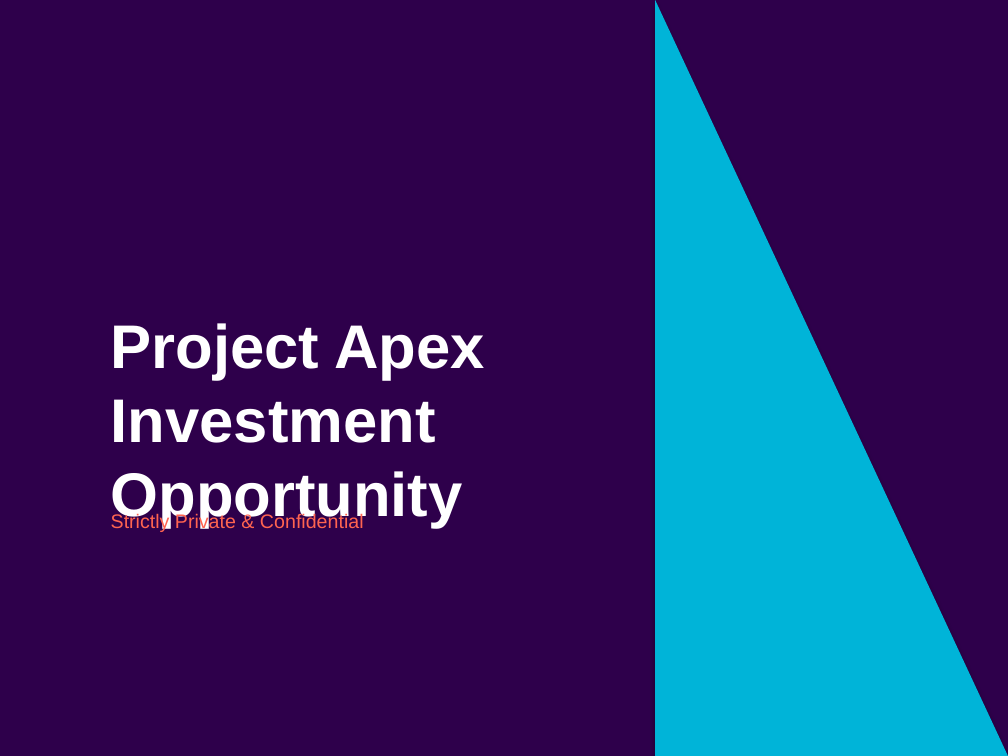
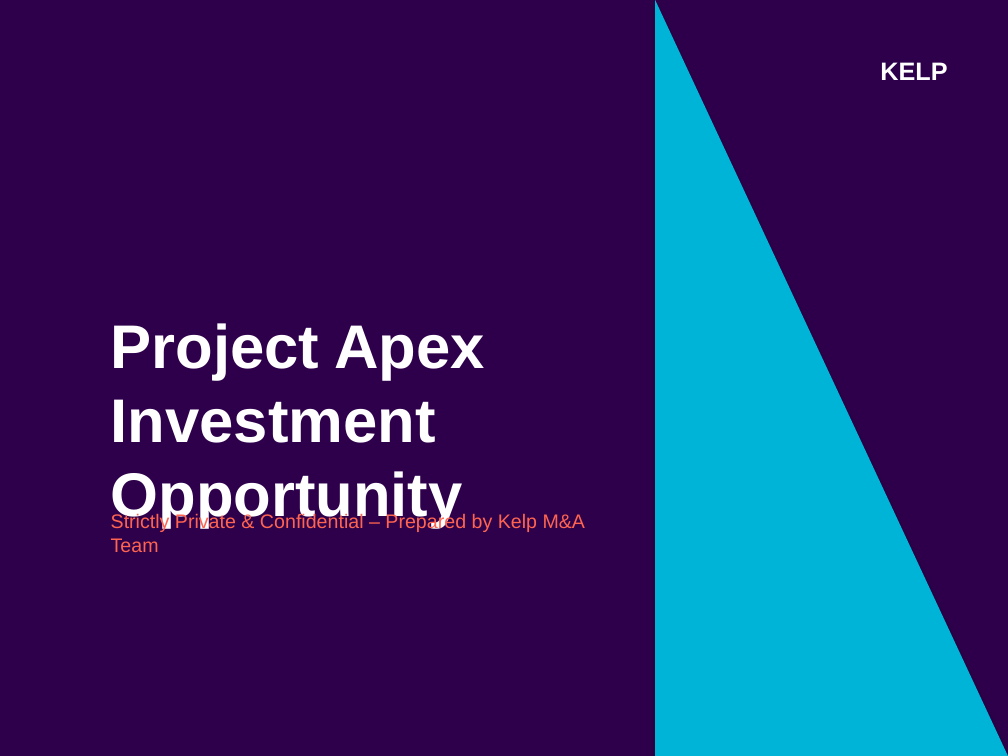
Before and after one commit to PiyushiAnand/Doc_to_PPT, a slide deck: slide 1 of Blind_Teaser_Final.pptx. Drawn at 1008x756 pixels with LibreOffice and Linux fonts; fonts in the diff are those of the drawing. Boxes give left, top, right and bottom in pixels: in the first picture for what was removed or moved away, otherwise in the second. Text is boxed around its words. In the diff, an @@ line names an element or a change of style, - is before the commit and + after.

```diff
--- a/Blind_Teaser_Final.pptx
+++ b/Blind_Teaser_Final.pptx
@@ text added at <box>880,62,947,80</box>, 18 pt, text #FFFFFF, bold @@
+KELP
@@ text at <box>111,513,586,552</box>: text changed @@
-Strictly Private & Confidential
+Strictly Private & Confidential – Prepared by Kelp M&A Team
```
Also in this commit, not shown: 4 slides added, 3 slides removed, 7 other files.
